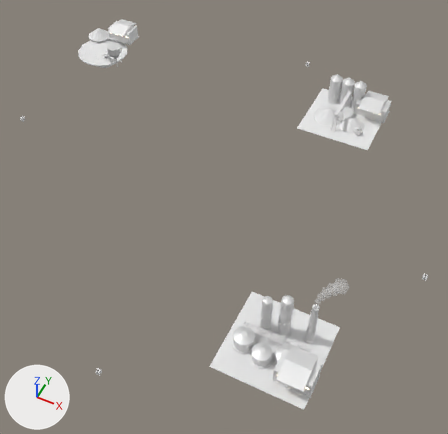
Before and after pictures for a commit that changed the FBX model Assets/Art/KayseriIsland/Models/Iron/Phase3/Sites_P3.fbx.
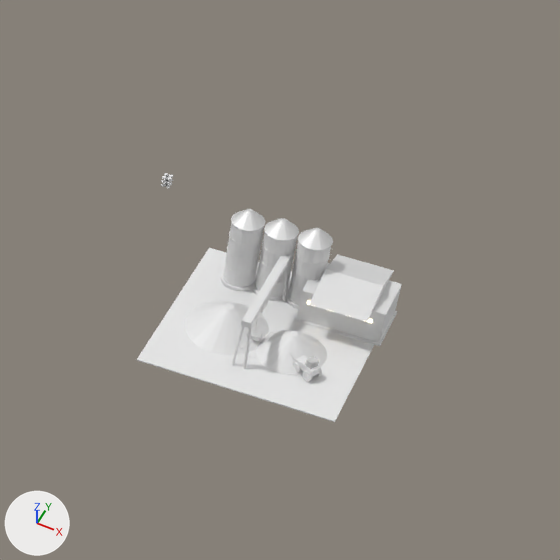
The first picture shows the older version from a camera (50 mm lens) standing at (154.0, -265.0, 296.0) and looking at (39.0, -35.0, 8.0). The close-ups show the older and then the newer version on the part from 55% to 100% of the width and 0% to 46% of the height of that picture. Only the edits that show in the close-ups are written down. The axes (+X, +Y, +Z) are drawn at lower left. The lights are the same throughout. Where no turn or scale is listed for an object, it has been applied to the vertices. Vertices at exactly the same position are counted once.

Objects in the first close-up: 'Site.Store.Gantry', 'Site.Store.Loader', 'Site.Store.Pile0', 'Site.Store.Pile1', 'Site.Store.Shed', 'Site.Store.Silo0', 'Site.Store.Silo1', 'Site.Store.Silo2', 'Site.Store.Yard' and 1 more.
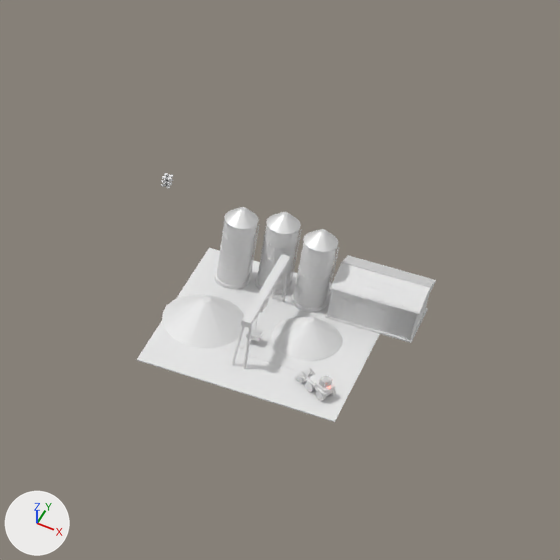
Changed parts and their boxes [x1, y1, x2, y2] in the close-ups (560 x 560 px):
```json
{"object": "Site.Store.Shed", "change": "reshaped, moved", "before": [294, 254, 402, 346], "after": [325, 255, 436, 343]}
{"object": "Site.Store.Pile0", "change": "moved", "before": [185, 301, 269, 355], "after": [162, 294, 245, 348]}
{"object": "Site.Store.Pile1", "change": "moved", "before": [256, 330, 327, 375], "after": [272, 317, 343, 361]}
{"object": "Site.Store.Silo2", "change": "moved", "before": [286, 228, 333, 309], "after": [291, 229, 339, 312]}
{"object": "Site.Store.Silo0", "change": "moved", "before": [221, 209, 265, 291], "after": [214, 207, 260, 289]}
{"object": "Site.Store.Silo1", "change": "moved", "before": [253, 218, 299, 301], "after": [255, 212, 302, 294]}
{"object": "Site.Store.Loader", "change": "moved", "before": [290, 352, 322, 382], "after": [295, 368, 337, 401]}
{"part": 1, "of": "me_site_store_shed_001", "change": "rebuilt", "before": [309, 254, 394, 321], "after": [331, 256, 435, 313], "on screen": "22% wider, 15% shorter"}
{"part": 2, "of": "me_site_store_shed_001", "change": "added", "after": [327, 255, 436, 341]}
```

Edits to the scene script, one JSON object a line:
```json
{"block": "me_site_store_shed_001", "where": "# used by ob_site_store_shed; location = (90.0, 102.0, 10.2)"}
{"op": "remove", "block": "me_site_store_shed_001", "code": "me_site_store_shed_001.from_pydata(...)  # 78 vertices, 116 faces; spans x -11.5..11.5, y -11.6..11.6, z 0.0..12.6"}
{"op": "add", "block": "me_site_store_shed_001", "code": "me_site_store_shed_001.from_pydata(...)  # 1838 vertices, 2756 faces; spans x -11.7..11.7, y -7.7..7.7, z 0.0..12.7"}
{"block": "me_site_store_shed_001", "change": "me_site_store_shed_001 part 1: the loose piece of 6 vertices spanning x -7.6..7.6, y -11.6..11.6, z 9.5..12.6 is rebuilt with 6 vertices and now spans x -11.6..11.6, y -7.6..7.6, z 9.5..12.6"}
{"block": "me_site_store_shed_001", "change": "me_site_store_shed_001 part 2: 1520 vertices added at x -11.7..11.7, y -7.7..7.7, z 0.5..12.7"}
{"block": "me_site_store_shed_001", "change": "other edits to the shape of me_site_store_shed_001 do not show in these pictures"}
{"op": "add", "block": "me_site_store_shed_001", "code": "me_site_store_shed_001.materials.append(mat_steel)  # white #e7e7e7"}
{"op": "set", "path": "ob_site_store_silo0.location", "old": "(60.0, 104.0, 10.2)", "new": "(58.2, 104.0, 10.2)"}
{"op": "set", "path": "ob_site_store_silo1.location", "old": "(69.0, 104.0, 10.2)", "new": "(68.5, 106.8, 10.2)"}
{"op": "set", "path": "ob_site_store_pile0.location", "old": "(64.0, 84.0, 10.2)", "new": "(57.7, 84.0, 10.2)"}
{"op": "set", "path": "ob_site_store_silo2.location", "old": "(78.0, 104.0, 10.2)", "new": "(79.4, 104.0, 10.2)"}
{"op": "set", "path": "ob_site_store_pile1.location", "old": "(82.0, 82.0, 10.2)", "new": "(83.8, 89.0, 10.2)"}
{"op": "set", "path": "ob_site_store_shed.location", "old": "(90.0, 102.0, 10.2)", "new": "(96.7, 106.7, 10.2)"}
{"op": "set", "path": "ob_site_store_loader.location", "old": "(88.0, 76.0, 10.2)", "new": "(93.2, 70.6, 10.2)"}
```
